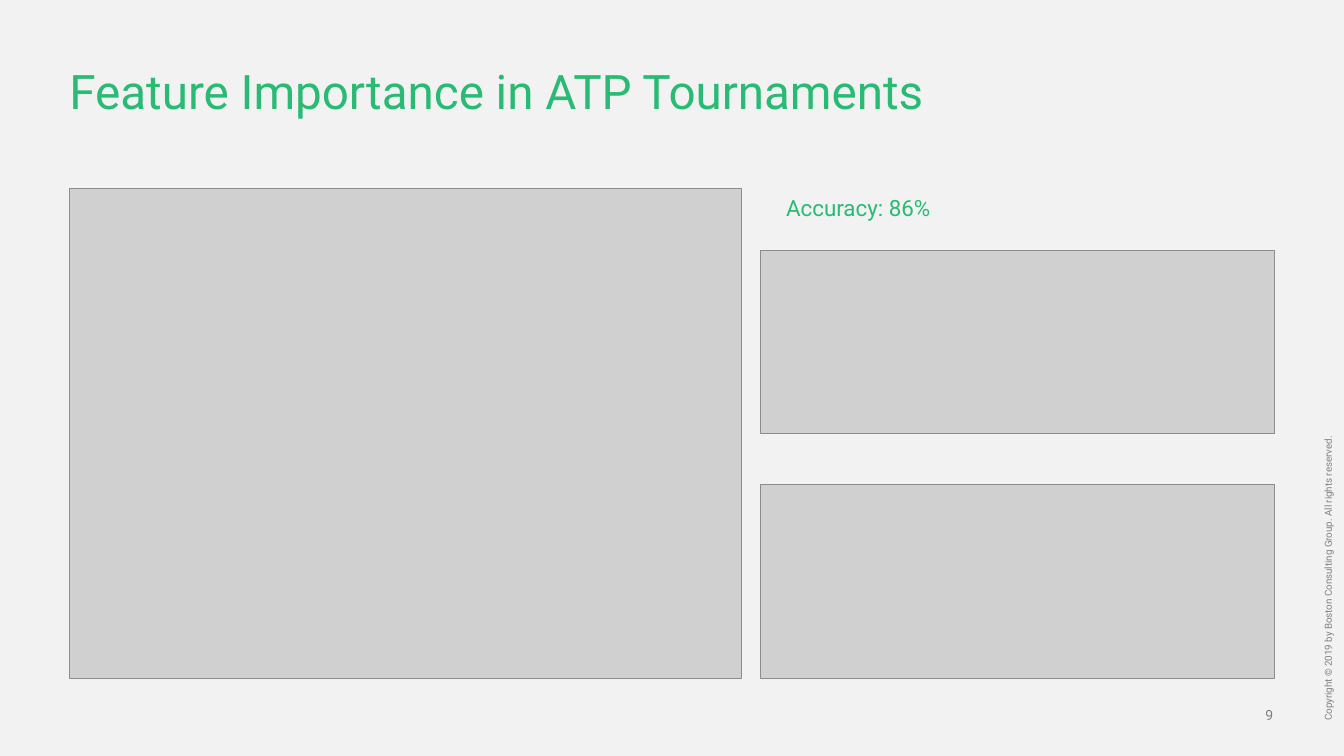
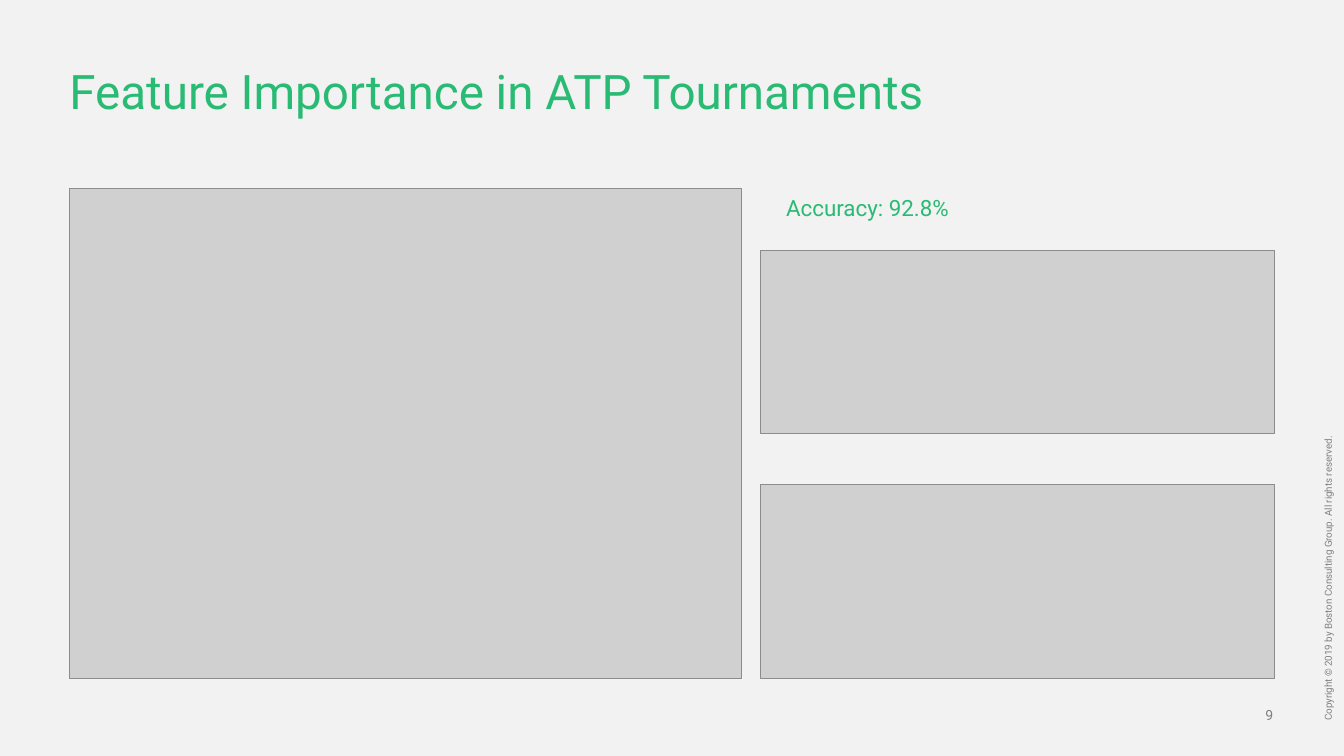
Before and after one commit to Ajosephs116/Final-Project---Machine-Learning, a slide deck: slide 10 of Machine Learning Project.pptx. Drawn at 1344x756 pixels with LibreOffice and Linux fonts; fonts in the diff are those of the drawing; grey boxes stand for pictures. Boxes give left, top, right and bottom in pixels: in the first picture for what was removed or moved away, otherwise in the second. Text is boxed around its words. In the diff, an @@ line names an element or a change of style, - is before the commit and + after.

Commit message:
changes to pptx

```diff
--- a/Machine Learning Project.pptx
+++ b/Machine Learning Project.pptx
@@ text at (786,200,949,221): text changed @@
-Accuracy: 86%
+Accuracy: 92.8%
```
Also in this commit, not shown: 1 slide added.
